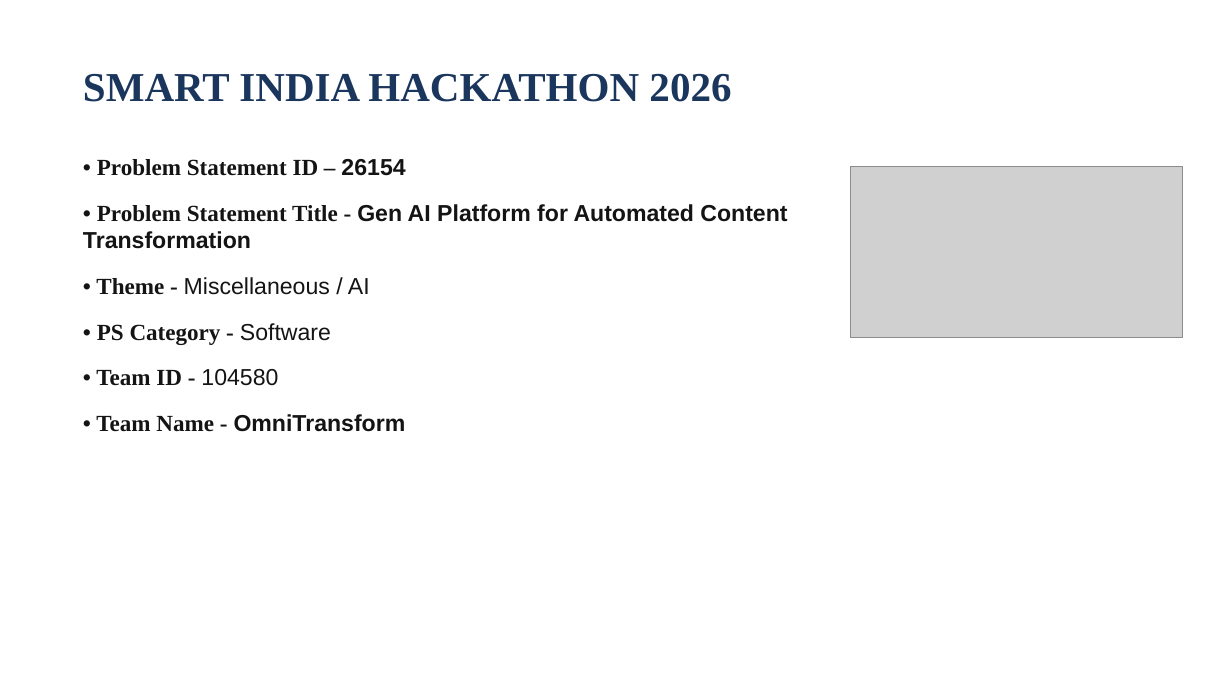
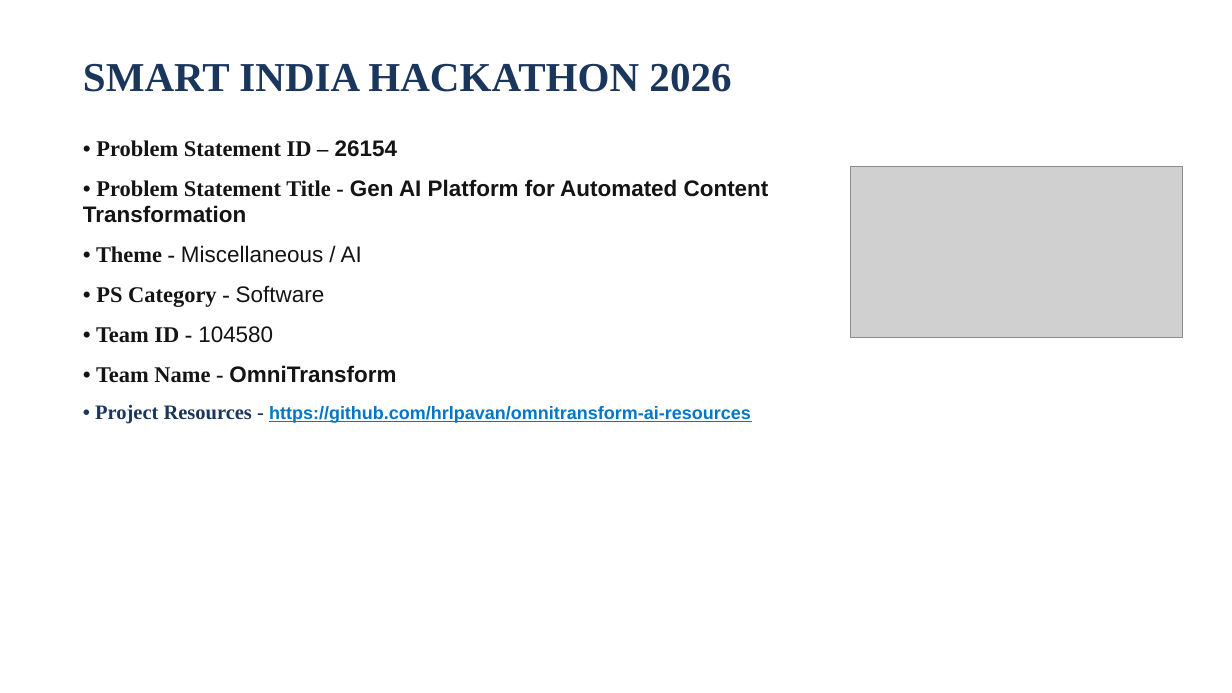
Before and after one commit to hrlpavan/omnitransform-ai-resources, a slide deck: slide 1 of SIH2026_Idea_Presentation_PS26154.pptx. Drawn at 1232x693 pixels with LibreOffice and Linux fonts; fonts in the diff are those of the drawing; grey boxes stand for pictures. Boxes give left, top, right and bottom in pixels: in the first picture for what was removed or moved away, otherwise in the second. Text is boxed around its words. In the diff, an @@ line names an element or a change of style, - is before the commit and + after.

Commit message:
Embed dedicated master repo https://github.com/hrlpavan/omnitransform-ai-resources directly into PPTX slides 1, 3, and 6

```diff
--- a/SIH2026_Idea_Presentation_PS26154.pptx
+++ b/SIH2026_Idea_Presentation_PS26154.pptx
@@ text "SMART INDIA HACKATHON 2026" moved from (x1=83, y1=73, x2=731, y2=102) to (x1=83, y1=63, x2=731, y2=92) @@
@@ text "• Problem Statement ID – ..." moved from (x1=83, y1=159, x2=787, y2=432) to (x1=83, y1=140, x2=769, y2=424) @@
@@ text at (x1=83, y1=140, x2=769, y2=383): size 18 to 17.5 pt in "• Problem Statement ID – 26154", "• Problem Statement Title - Gen AI ...", "• Theme - Miscellaneous / AI", "• PS Category - Software" and 2 more places; less space between paragraphs @@
@@ text at (x1=95, y1=404, x2=751, y2=424): paragraph added @@
+• Project Resources - https://github.com/hrlpavan/omnitransform-ai-resources
```
Also in this commit, not shown: 2 other slides changed, 1 other file.
